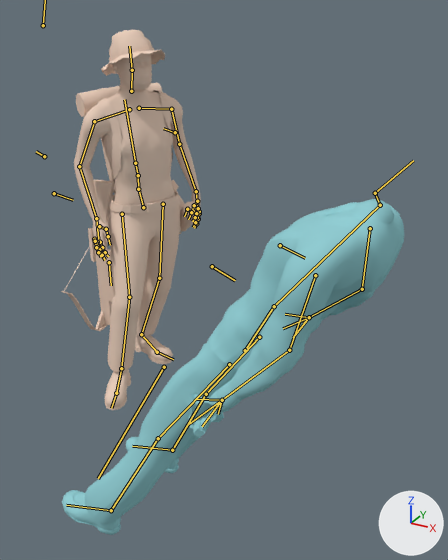
The Blender file workspace/tier1a.blend: old version first, new version second.
The view is the same before and after, from a 50 mm camera at (-39.51, 34.06, 4.01) aimed at (-40.75, 36.32, 2.88). Arrows for +X, +Y and +Z are at lower right; the lights stay in place. Both versions are drawn at frame 1515 of the action 'intro'; the numbers are the values there. The bones that bend it are drawn over the model as lines.

Names of what the first picture shows: 'mesh', 'meursault'.
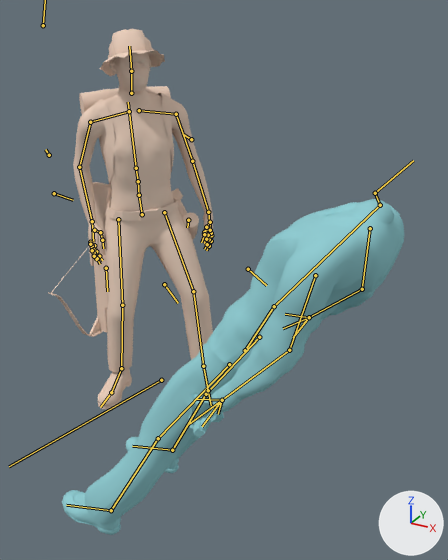
What the commit changed:
Bone 'root' (bone_root) moves from (-1.952, 2.239, 0.0) to (-2.022, 2.367, 0.0).
Bone 'root' (bone_root) turns from (0, 0, 16) to (0, 0, -12) degrees about its own x, y and z.
Bone 'pelvis' (bone_pelvis) moves from (-0.075, -0.042, -0.018) to (-0.056, -0.048, 0.011).
Bone 'pelvis' (bone_pelvis) turns from (10, 40, 23) to (20, 55, 36) degrees about its own x, y and z.
Bone 'spine_02' (bone_spine_02) turns from (1, 0, 0) to (0, 0, 0) degrees about its own x, y and z.
Bone 'hand_l.IK' (bone_hand_l_ik) moves from (0.398, -0.454, 0.204) to (0.44, -0.443, 0.202).
Bone 'hand_l.IK' (bone_hand_l_ik) turns from (-3, -46, -61) to (-9, -77, -58) degrees about its own x, y and z.
Bone 'hand_r.IK' (bone_hand_r_ik) moves from (-0.232, -0.012, 0.275) to (-0.223, -0.003, 0.35).
Bone 'hand_r.IK' (bone_hand_r_ik) turns from (25, -19, 36) to (39, -39, 28) degrees about its own x, y and z.
Bone 'foot_r.IK' (bone_foot_r_ik) turns from (0, -11, -23) to (-1, -6, -12) degrees about its own x, y and z.
Bone 'foot_l.IK' (bone_foot_l_ik) moves from (1.527, 1.911, -0.79) to (2.113, 2.078, -0.852).
Bone 'foot_l.IK' (bone_foot_l_ik) turns from (25, -21, -74) to (9, -15, -36) degrees about its own x, y and z.

What differs and where, as boxes (x1, y1, x2, y2) in the pictures (448 x 560 px):
'meursault', posed (18% wider): before (61, 29, 201, 410); after (48, 29, 213, 409)
bone 'root', root to tip: before (164, 367) to (98, 478); after (161, 380) to (9, 466)
bone 'pelvis', root to tip: before (143, 207) to (138, 186); after (142, 214) to (138, 192)
bone 'spine_02', root to tip: before (138, 175) to (135, 163); after (138, 181) to (136, 168)
bone 'foot_r.IK', root to tip: before (121, 368) to (116, 393); after (121, 368) to (111, 392)
bone 'foot_l.IK', root to tip: before (141, 334) to (157, 352); after (203, 366) to (208, 390)
